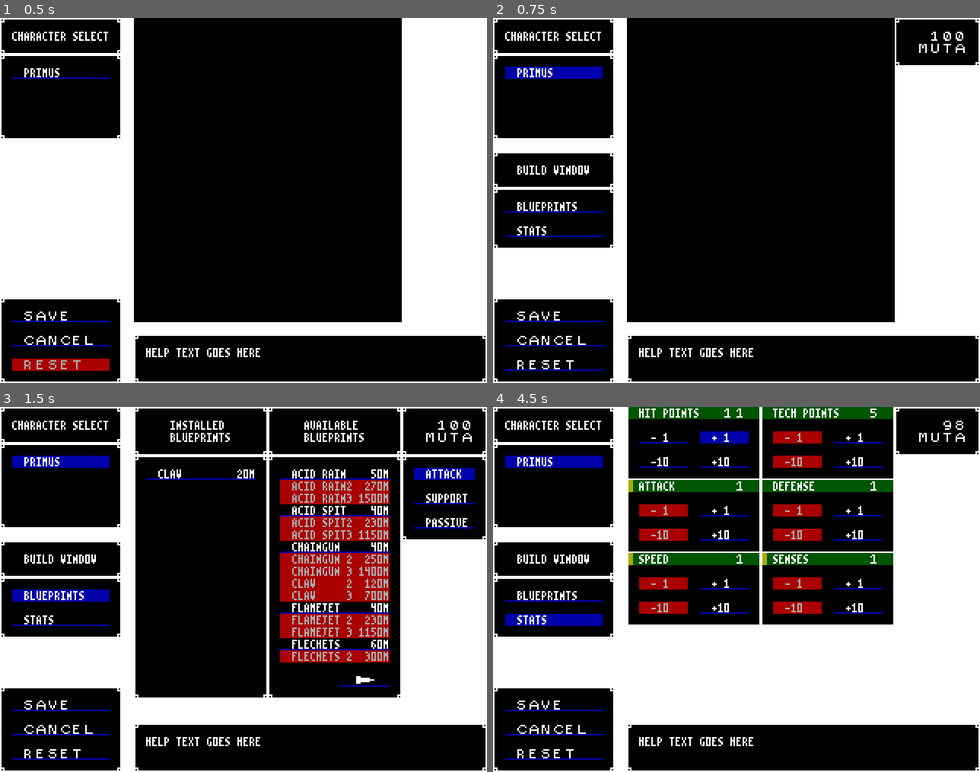
Above: before the commit, frames 1-4 (two rows, left to right).
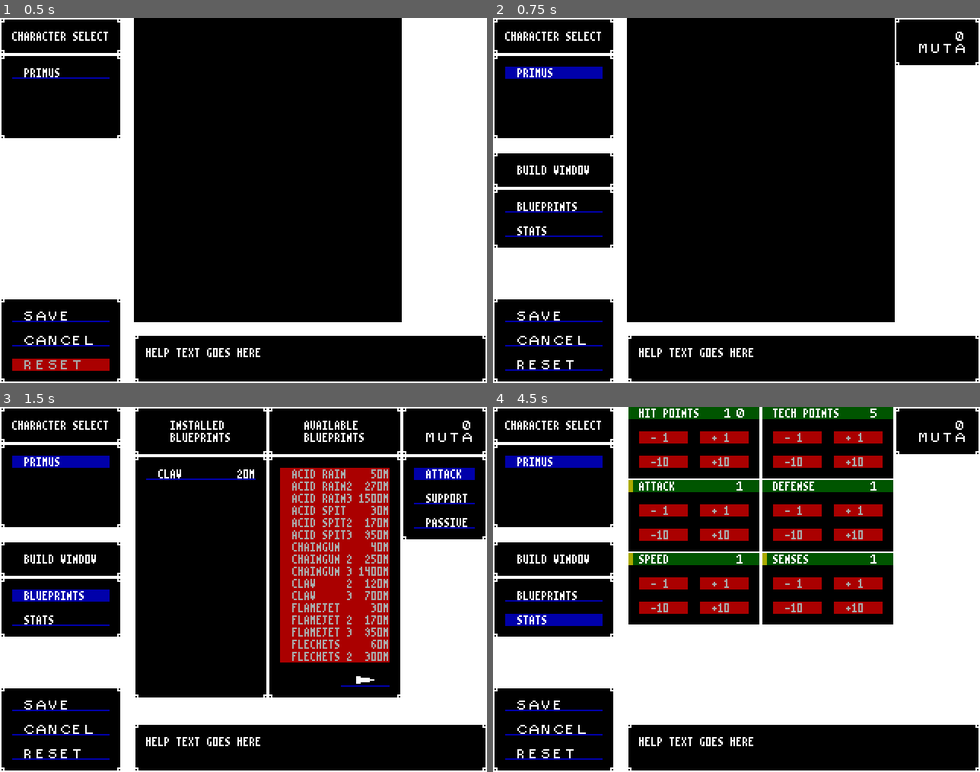
Above: after the commit, the same moments.

Repository: BeamBrain1/Morphose
Game: Godot game, scene res://Scenes/Global/root.tscn
Two runs of this game, one before a commit and one after it. Both use one fixed random seed, a clock stepped at 60 frames per second and the inputs below.
Inputs (mouse positions are in pixels of both pictures, inside the frame that each line leads up to):
- Up to frame 1 (0.5 s): no input
- Up to frame 2 (0.75 s): click "PRIMUS" at 0.5 s
- Up to frame 3 (1.5 s): click "BLUEPRINTS" at 1.25 s
- Up to frame 4 (4.5 s): click (858, 680) at 2 s; click (858, 680) at 2.75 s; click "STATS" at 3.5 s; click (726, 436) at 4.25 s, where only the run before the commit has a clickable "+ 1"

Frame 1 is identical in both runs. In frame 2, less than 0.1% of the frame differs, in the area x 90-95%, y 3-7%; in frame 3, 3.9%; in frame 4, 4.7%, in the area x 30-97%, y 0-57%.

Commit message:
daily update

Diff:
--- a/Scenes/Battle/Combatant.gd
+++ b/Scenes/Battle/Combatant.gd
@@ -407,7 +407,7 @@
 	if not blueprint.fixed_damage:
 		base_damage += getStatusEffectAdjustedAttack()
 
-	var random_damage: int = (base_damage >> 2) + 2
+	var random_damage: int = maxi(2, base_damage >> 3)
 	random_damage = randi() % (random_damage)
 
 	if randi() % 2 == 0:
--- a/Scenes/Battle/EnemyCombatant.gd
+++ b/Scenes/Battle/EnemyCombatant.gd
@@ -1,6 +1,7 @@
 class_name EnemyCombatant
 extends Combatant
 
+const BASE_BIO_ENERGY_REWARD = 10
 
 func _init(enemy_type: EnemyType):
 	name = enemy_type.name
@@ -21,13 +22,24 @@
 # Determines how much bio-energy this combatant awards upon defeat
 # Determined by combined stats and value of installed blueprints
 func getBioEnergyReward() -> int:
-	var result: int = mostExpensiveBlueprintValue()
+	var blueprint_value: int = mostExpensiveBlueprintValue()
 
-	for stat in [GlobalProgramData.COMBAT_STAT.HP, GlobalProgramData.COMBAT_STAT.ATTACK, GlobalProgramData.COMBAT_STAT.DEFENSE, GlobalProgramData.COMBAT_STAT.SENSES, GlobalProgramData.COMBAT_STAT.SPEED, GlobalProgramData.COMBAT_STAT.TECH_POINTS]:
-		result += getStatBioEnergyValue(stat)
+	var stat_average: int = (max_hp + max_tp) / 4
 
-	return maxi(1, ceili(float(result)) / 4)	# Temporary formula for current build
-	#return maxi(1, ceili(float(result)) / 4)
+	for stat in [GlobalProgramData.COMBAT_STAT.ATTACK, GlobalProgramData.COMBAT_STAT.DEFENSE, GlobalProgramData.COMBAT_STAT.SENSES, GlobalProgramData.COMBAT_STAT.SPEED]:
+		stat_average += getStatFromEnumType(stat)
+
+	stat_average /= 6
+
+	var stat_value = 0
+
+	for i in range(stat_average):
+		stat_value += i
+
+	stat_value *= 6
+
+	return BASE_BIO_ENERGY_REWARD + ceili(float(stat_value + blueprint_value)) / 4	# Temporary formula for current build
+	#return maxi(1, ceili(float(stat_value + blueprint_value)) / 4)
 
 
 func getStatFromEnumType(stat: GlobalProgramData.COMBAT_STAT) -> int:
@@ -45,28 +57,6 @@
 		return tech_points
 	push_error("Unrecognized stat: " + str(stat))
 	return 0
-
-
-func getStatBioEnergyValue(stat: GlobalProgramData.COMBAT_STAT) -> int:
-
-	var stat_value: int
-
-	if stat == GlobalProgramData.COMBAT_STAT.HP:
-		stat_value = max_hp
-	elif stat == GlobalProgramData.COMBAT_STAT.TECH_POINTS:
-		stat_value = max_tp
-	else:
-		stat_value = getStatFromEnumType(stat)
-
-	var result: int = 0
-
-	for i in range(stat_value):
-		result += i
-
-	if stat in [GlobalProgramData.COMBAT_STAT.HP, GlobalProgramData.COMBAT_STAT.TECH_POINTS]:
-		result = ceili(result / 4)
-
-	return result
 
 
 func chooseAction() -> ACTION:
--- a/Scenes/Global/GlobalProgramData.gd
+++ b/Scenes/Global/GlobalProgramData.gd
@@ -2,8 +2,8 @@
 
 const VIEWPORT_RESOLUTION = Vector2(320, 240)
 
-const ADD_DEFECTOR_AFTER_BATTLE = 1
-const ADD_SCHOLAR_AFTER_BATTLE = 8
+const ADD_DEFECTOR_BEFORE_BATTLE = 9
+const ADD_SCHOLAR_BEFORE_BATTLE = 17
 
 static var all_blueprints: Array = BlueprintLoader.blueprintList()
 
--- a/Scenes/Global/Tables/EncounterTable.gd
+++ b/Scenes/Global/Tables/EncounterTable.gd
@@ -10,9 +10,17 @@
 
 static func buildEncounterList() -> void:
 	table = []
+	table.append([enemy("Livestock")])
+	table.append([enemy("Livestock")])
+	table.append([enemy("Livestock")])
+	table.append([enemy("Livestock")])
+	table.append([enemy("Livestock")])
+	table.append([enemy("Worker")])
 	table.append([enemy("Worker")])
 	table.append([enemy("Worker"), enemy("Worker")])
-	table.append([enemy("Worker"), enemy("Worker"), enemy("Worker"), enemy("Worker")])
+	table.append([enemy("Worker"), enemy("Worker")])
+	table.append([enemy("Enforcer"), enemy("Enforcer")])
+	table.append([enemy("Worker"), enemy("Enforcer"), enemy("Worker")])
 	table.append([enemy("Boss")])
 	table.append([enemy("Hunter"), enemy("Hunter")])
 	table.append([enemy("Darter"), enemy("Shellon")])
@@ -21,6 +29,7 @@
 	table.append([enemy("Brute"), enemy("Brute")])
 	table.append([enemy("Pyroid"), enemy("Brute"), enemy("Pyroid")])
 	table.append([enemy("Pyroid"), enemy("Gang Boss"), enemy("Brute")])
+	table.append([enemy("Hunter"), enemy("Darter"), enemy("Shellon")])
 
 
 # Returns encounter at index
--- a/Scenes/Global/Tables/EnemyTable.gd
+++ b/Scenes/Global/Tables/EnemyTable.gd
@@ -12,10 +12,31 @@
 	table = {}
 
 	var current_enemy = EnemyType.new()
+	current_enemy.name = "Livestock"
+	current_enemy.hp = 10
+	current_enemy.tech_points = 5
+	current_enemy.attack = 1
+	current_enemy.defense = 1
+	current_enemy.senses = 1
+	current_enemy.speed = 1
+	addEnemyToTable(current_enemy)
+
+	current_enemy = EnemyType.new()
 	current_enemy.name = "Worker"
 	current_enemy.hp = 10
 	current_enemy.tech_points = 8
-	current_enemy.attack = 5
+	current_enemy.attack = 2
+	current_enemy.defense = 6
+	current_enemy.senses = 4
+	current_enemy.speed = 5
+	current_enemy.installBlueprintByNameAndTier("Claw", 1)
+	addEnemyToTable(current_enemy)
+
+	current_enemy = EnemyType.new()
+	current_enemy.name = "Enforcer"
+	current_enemy.hp = 15
+	current_enemy.tech_points = 12
+	current_enemy.attack = 6
 	current_enemy.defense = 6
 	current_enemy.senses = 4
 	current_enemy.speed = 5
@@ -24,87 +45,85 @@
 
 	current_enemy = EnemyType.new()
 	current_enemy.name = "Boss"
-	current_enemy.hp = 60
-	current_enemy.tech_points = 12
-	current_enemy.attack = 8
-	current_enemy.defense = 10
+	current_enemy.hp = 80
+	current_enemy.tech_points = 10
+	current_enemy.attack = 12
+	current_enemy.defense = 7
+	current_enemy.senses = 10
+	current_enemy.speed = 8
+	current_enemy.installBlueprintByNameAndTier("Claw", 1)
+	current_enemy.installBlueprintByNameAndTier("Hammer", 1)
+	addEnemyToTable(current_enemy)
+
+	current_enemy = EnemyType.new()
+	current_enemy.name = "Darter"
+	current_enemy.hp = 10
+	current_enemy.tech_points = 15
+	current_enemy.attack = 10
+	current_enemy.defense = 3
+	current_enemy.senses = 6
+	current_enemy.speed = 18
+	current_enemy.installBlueprintByNameAndTier("Chaingun", 1)
+	addEnemyToTable(current_enemy)
+
+	current_enemy = EnemyType.new()
+	current_enemy.name = "Shellon"
+	current_enemy.hp = 35
+	current_enemy.tech_points = 10
+	current_enemy.attack = 7
+	current_enemy.defense = 12
 	current_enemy.senses = 5
-	current_enemy.speed = 8
+	current_enemy.speed = 5
 	current_enemy.installBlueprintByNameAndTier("Claw", 1)
 	current_enemy.installBlueprintByNameAndTier("Hammer", 1)
 	current_enemy.installBlueprintByNameAndTier("Mucus", 1)
 	addEnemyToTable(current_enemy)
 
 	current_enemy = EnemyType.new()
-	current_enemy.name = "Darter"
-	current_enemy.hp = 15
-	current_enemy.tech_points = 17
-	current_enemy.attack = 10
-	current_enemy.defense = 3
-	current_enemy.senses = 10
-	current_enemy.speed = 24
-	current_enemy.installBlueprintByNameAndTier("Chaingun", 1)
-	addEnemyToTable(current_enemy)
-
-	current_enemy = EnemyType.new()
-	current_enemy.name = "Shellon"
-	current_enemy.hp = 40
+	current_enemy.name = "Hunter"
+	current_enemy.hp = 20
 	current_enemy.tech_points = 15
-	current_enemy.attack = 10
-	current_enemy.defense = 12
-	current_enemy.senses = 5
-	current_enemy.speed = 7
-	current_enemy.installBlueprintByNameAndTier("Claw", 1)
-	current_enemy.installBlueprintByNameAndTier("Hammer", 1)
-	current_enemy.installBlueprintByNameAndTier("Aegis", 1)
-	current_enemy.installBlueprintByNameAndTier("Mucus", 1)
-	addEnemyToTable(current_enemy)
-
-	current_enemy = EnemyType.new()
-	current_enemy.name = "Hunter"
-	current_enemy.hp = 30
-	current_enemy.tech_points = 15
-	current_enemy.attack = 10
-	current_enemy.defense = 10
-	current_enemy.senses = 10
-	current_enemy.speed = 10
+	current_enemy.attack = 8
+	current_enemy.defense = 8
+	current_enemy.senses = 8
+	current_enemy.speed = 8
 	current_enemy.installBlueprintByNameAndTier("Claw", 1)
 	current_enemy.installBlueprintByNameAndTier("Acid Spit", 1)
 	addEnemyToTable(current_enemy)
 
 	current_enemy = EnemyType.new()
 	current_enemy.name = "Pyroid"
-	current_enemy.hp = 70
-	current_enemy.tech_points = 25
-	current_enemy.attack = 10
-	current_enemy.defense = 12
-	current_enemy.senses = 18
-	current_enemy.speed = 24
+	current_enemy.hp = 25
+	current_enemy.tech_points = 15
+	current_enemy.attack = 5
+	current_enemy.defense = 8
+	current_enemy.senses = 12
+	current_enemy.speed = 16
 	current_enemy.installBlueprintByNameAndTier("Flamejet", 1)
 	current_enemy.installBlueprintByNameAndTier("Napalm", 1)
 	addEnemyToTable(current_enemy)
 
 	current_enemy = EnemyType.new()
 	current_enemy.name = "Brute"
-	current_enemy.hp = 100
+	current_enemy.hp = 40
 	current_enemy.tech_points = 20
-	current_enemy.attack = 25
-	current_enemy.defense = 20
-	current_enemy.senses = 12
-	current_enemy.speed = 12
+	current_enemy.attack = 10
+	current_enemy.defense = 10
+	current_enemy.senses = 10
+	current_enemy.speed = 10
 	current_enemy.installBlueprintByNameAndTier("Chaingun", 1)
 	current_enemy.installBlueprintByNameAndTier("Hammer", 1)
 	addEnemyToTable(current_enemy)
 
 	current_enemy = EnemyType.new()
 	current_enemy.name = "Gang Boss"
-	current_enemy.hp = 250
-	current_enemy.tech_points = 40
-	current_enemy.attack = 30
-	current_enemy.defense = 25
-	current_enemy.senses = 25
-	current_enemy.speed = 20
-	current_enemy.installBlueprintByNameAndTier("Laser", 2)
+	current_enemy.hp = 120
+	current_enemy.tech_points = 30
+	current_enemy.attack = 13
+	current_enemy.defense = 12
+	current_enemy.senses = 10
+	current_enemy.speed = 10
+	current_enemy.installBlueprintByNameAndTier("Claw", 1)
 	current_enemy.installBlueprintByNameAndTier("Chaingun", 1)
 	current_enemy.installBlueprintByNameAndTier("Flechets", 1)
 	addEnemyToTable(current_enemy)
--- a/Scenes/Global/root.gd
+++ b/Scenes/Global/root.gd
@@ -4,7 +4,7 @@
 
 const CONTROLLER_DIRECTORY_AND_PREFIX = "res://Scenes/Controllers/Controller"
 
-const STARTING_BIO_ENERGY: int = 100
+const STARTING_BIO_ENERGY: int = 0
 
 # Called when the node enters the scene tree for the first time.
 func _ready() -> void:
@@ -31,9 +31,9 @@
 #	(a party member only gets added the first time we prep for a specific battle number
 func toCharacterBuildScreen(won_previous = false):
 	if won_previous:
-		if ActiveSaveData.current_battle == GlobalProgramData.ADD_DEFECTOR_AFTER_BATTLE:
+		if ActiveSaveData.current_battle == GlobalProgramData.ADD_DEFECTOR_BEFORE_BATTLE:
 			addDefector()
-		if ActiveSaveData.current_battle == GlobalProgramData.ADD_SCHOLAR_AFTER_BATTLE:
+		if ActiveSaveData.current_battle == GlobalProgramData.ADD_SCHOLAR_BEFORE_BATTLE:
 			addScholar()
 
 	setActiveController("BuildCharacter")
@@ -61,13 +61,13 @@
 func addDefector():
 	var c2: PartyMember = PartyMember.new()
 	c2.name = PartyMember.PARTY_MEMBER_2_NAME
-	c2.hp = 10
+	c2.hp = 15
 	c2.tech_points = 8
 	c2.attack = 5
-	c2.defense = 6
-	c2.senses = 4
-	c2.speed = 5
-	c2.bio_energy = 0
+	c2.defense = 7
+	c2.senses = 6
+	c2.speed = 6
+	c2.bio_energy = 20
 	c2.discounted_stats = [GlobalProgramData.COMBAT_STAT.HP, GlobalProgramData.COMBAT_STAT.ATTACK, GlobalProgramData.COMBAT_STAT.DEFENSE]
 
 	c2.installBlueprint(Blueprint.getBlueprintFromGlobalList("Claw", 1), true)
Not shown, added: Documentation/plot_reference.txt
Not shown, changed: blueprints.dat
